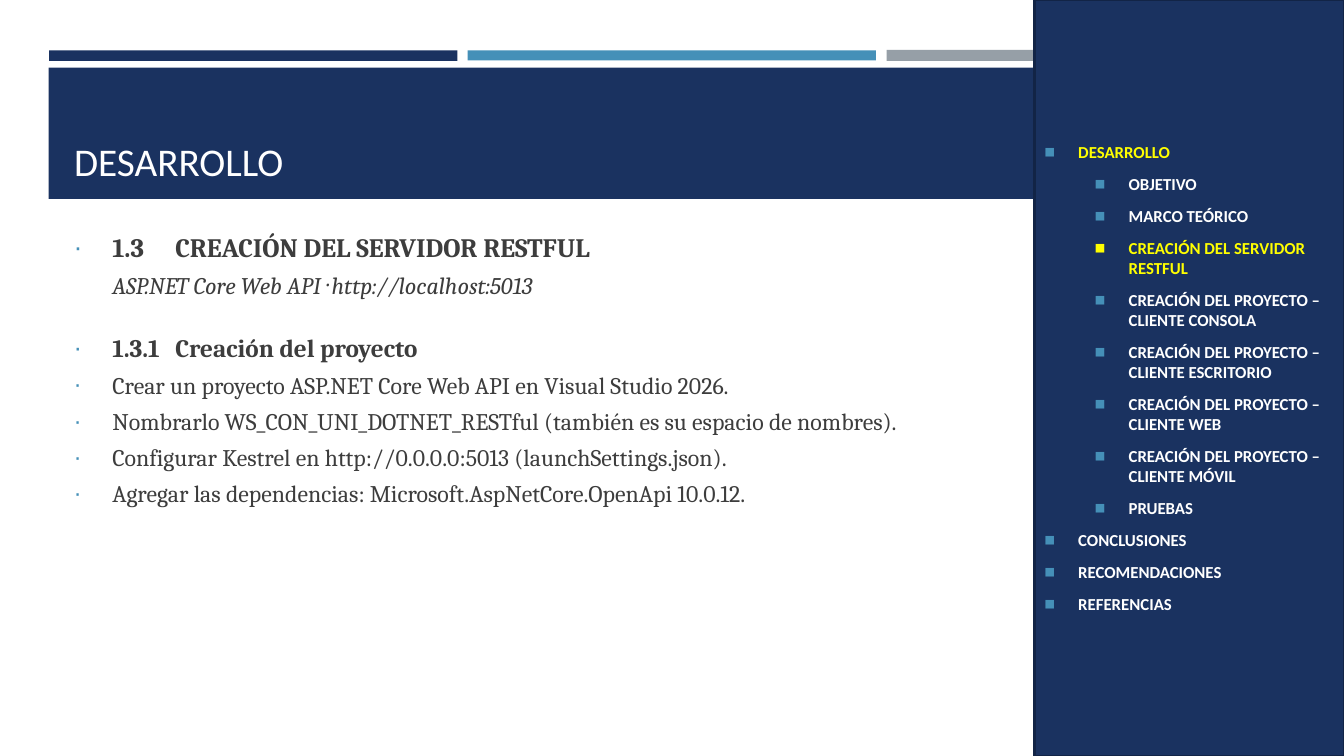
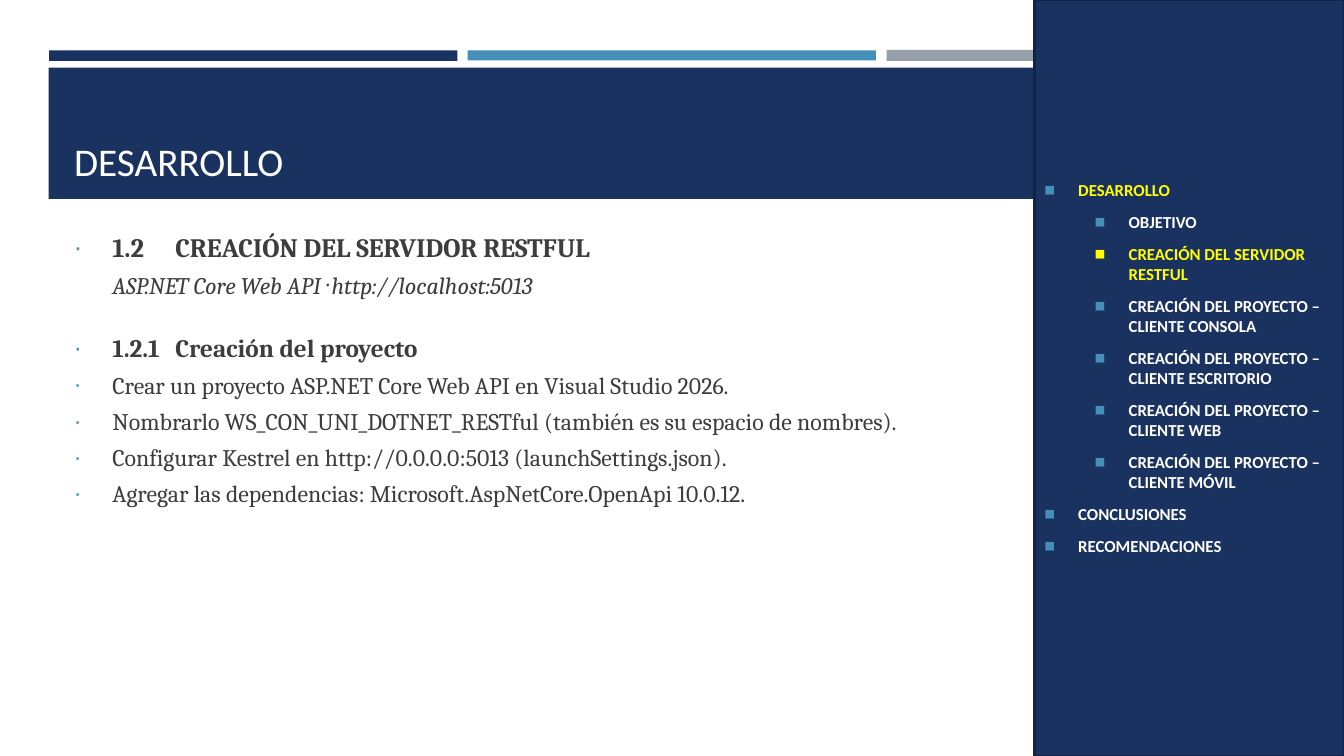
Before and after one commit to IMarcusDev/TI.1.4.-PAO202651_RESTFUL_DOTNET_SINBDD_NRC_36883_GR04, a slide deck: slide 4 of 05. DOCUMENTACION/PRESENTACION TI.1.4. RESTFUL sin BDD en DOTNET GR4.pptx (slide 8 before the commit). Drawn at 1344x756 pixels with LibreOffice and Linux fonts; fonts in the diff are those of the drawing. Boxes give left, top, right and bottom in pixels: in the first picture for what was removed or moved away, otherwise in the second. Text is boxed around its words. In the diff, an @@ line names an element or a change of style, - is before the commit and + after.

```diff
--- a/05. DOCUMENTACION/PRESENTACION TI.1.4. RESTFUL sin BDD en DOTNET GR4.pptx
+++ b/05. DOCUMENTACION/PRESENTACION TI.1.4. RESTFUL sin BDD en DOTNET GR4.pptx
@@ text in rectangle at bbox=[1129, 209, 1249, 222]: paragraph removed @@
-  ◼ MARCO TEÓRICO
@@ text at bbox=[112, 233, 589, 258]: text changed @@
-∙ 1.3 CREACIÓN DEL SERVIDOR RESTFUL
+∙ 1.2 CREACIÓN DEL SERVIDOR RESTFUL
@@ text at bbox=[112, 339, 417, 363]: text changed @@
-∙ 1.3.1 Creación del proyecto
+∙ 1.2.1 Creación del proyecto
@@ text in rectangle at bbox=[1129, 503, 1193, 514]: paragraph removed @@
-  ◼ PRUEBAS
@@ text in rectangle at bbox=[1078, 599, 1172, 610]: paragraph removed @@
-◼ REFERENCIAS
```
Also in this commit, not shown: 21 other slides changed, 7 slides removed.
